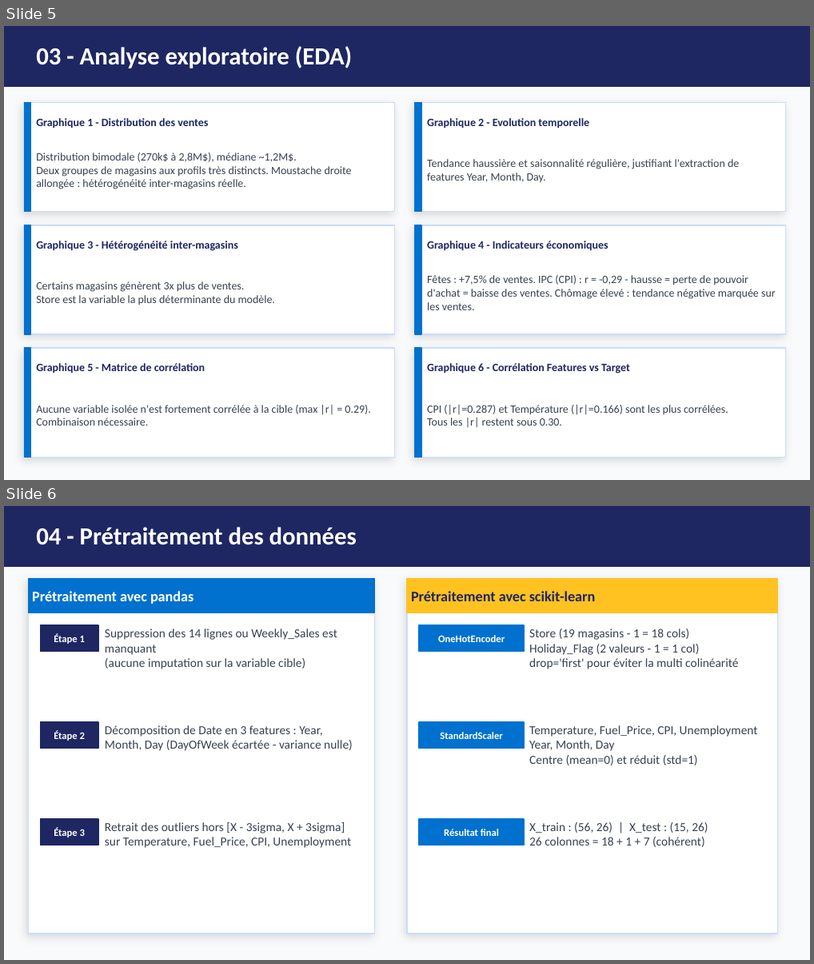
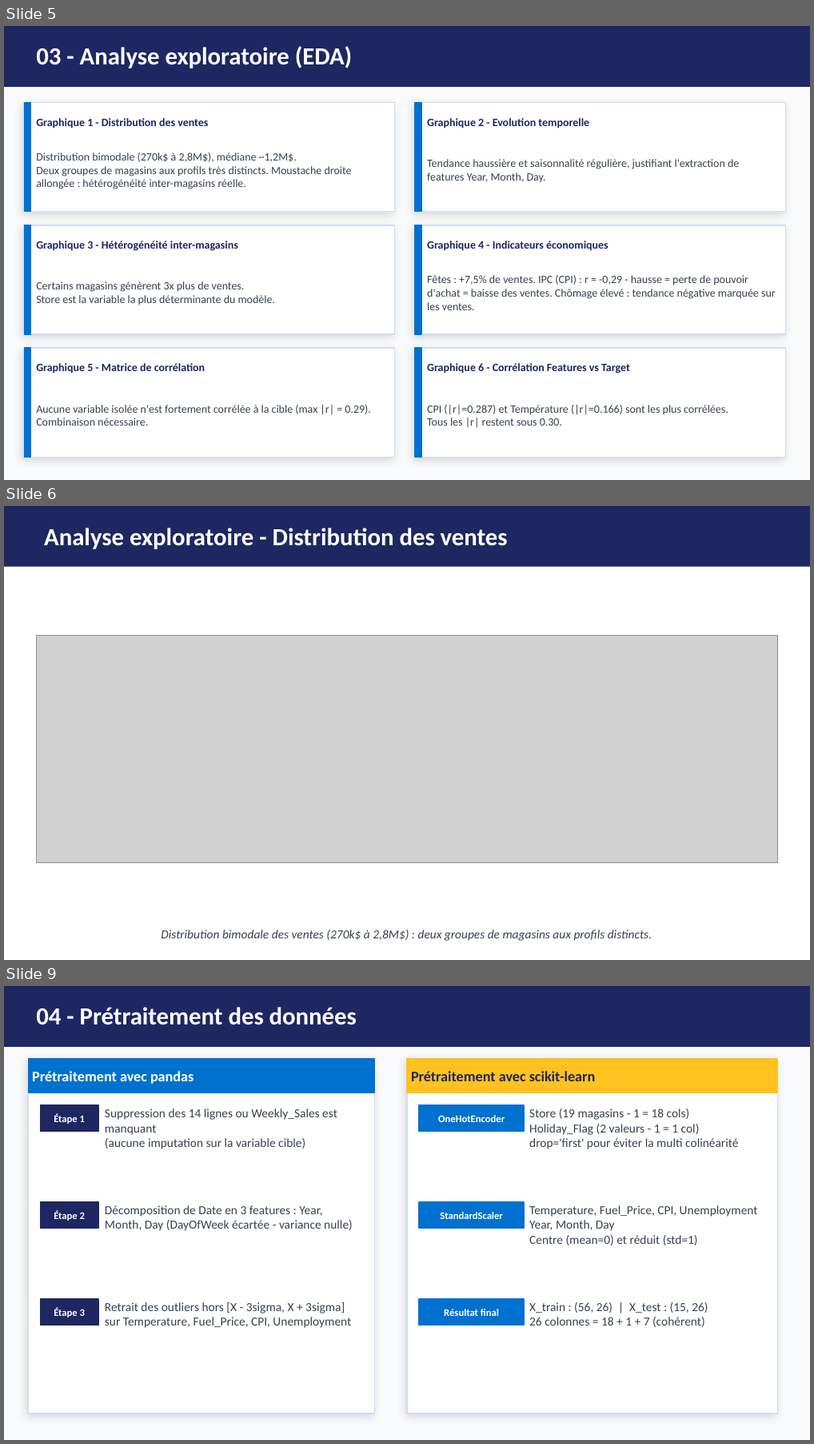
Before and after one commit to AichaFa/2-Projets-Fullstack, a slide deck: 3-Apprentissage automatique/1-soldes Walmart/doc/Walmart_Presentation.pptx. Shown one above the other, each under a label of ours: slides 5 and 6 before the commit, slides 5, 6 and 9 after it; the slides between them are not shown. The pictures are 814x964 and 814x1444 pixels, drawn with LibreOffice and Linux fonts; fonts in the diff are those of the drawing; grey boxes stand for pictures. Boxes give left, top, right and bottom in pixels: in the first picture for what was removed or moved away, otherwise in the second. Text is boxed around its words. In the diff, an @@ line names an element or a change of style, - is before the commit and + after.

```diff
--- a/3-Apprentissage automatique/1-soldes Walmart/doc/Walmart_Presentation.pptx
+++ b/3-Apprentissage automatique/1-soldes Walmart/doc/Walmart_Presentation.pptx
@@ slide 6 added at [4,506,810,960], background #FFFFFF @@
@@ rectangle added at [4,506,810,567], fill #1E2761 @@
@@ text added at [44,528,508,549], 22 pt, text #FFFFFF, bold @@
+Analyse exploratoire - Distribution des ventes
@@ picture added at [36,635,778,863] @@
@@ text added at [161,929,652,940], 11 pt, text #374151, italic @@
+Distribution bimodale des ventes (270k$ à 2,8M$) : deux groupes de magasins aux profils distincts.
@@ what was slide 6 is now slide 9 @@
```
Also in this commit, not shown: 4 other slides added, 1 other file.
